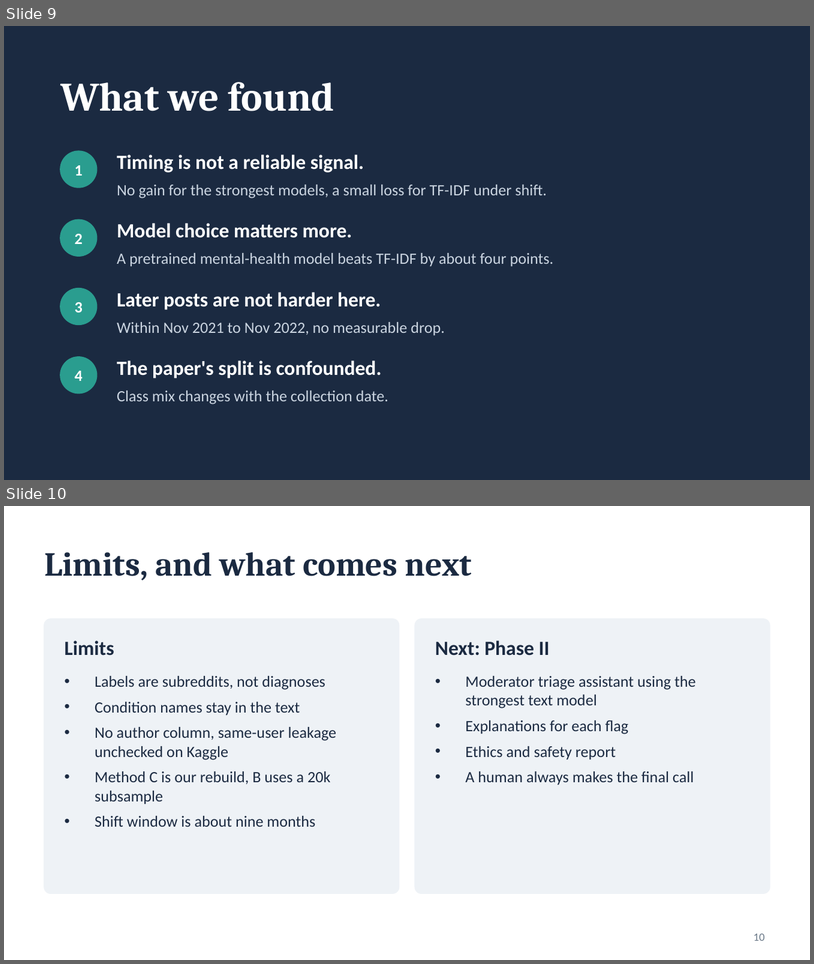
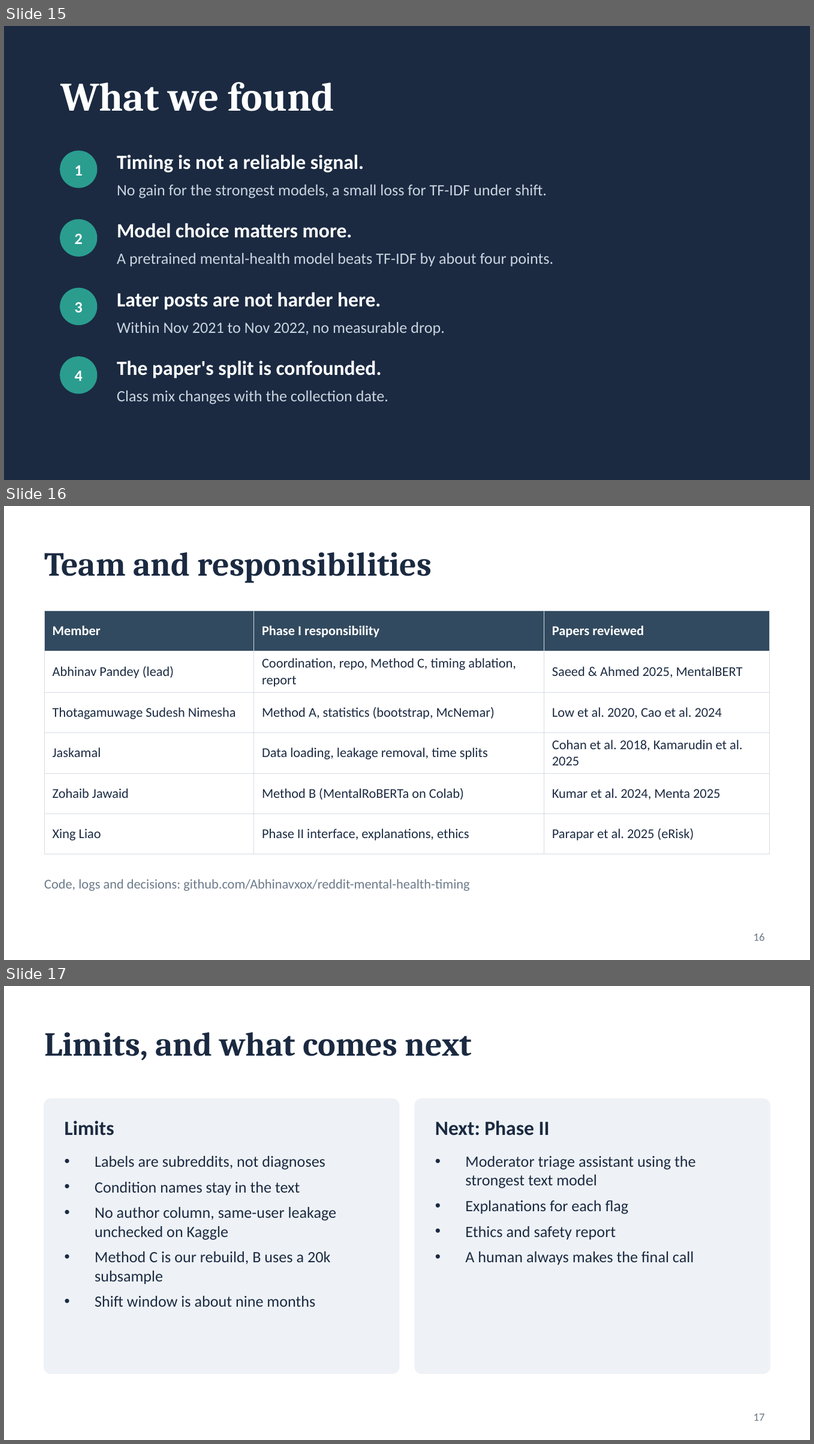
Before and after one commit to Abhinavxox/reddit-mental-health-timing, a slide deck: slides/Phase1_Timing_Matters.pptx. Shown one above the other, each under a label of ours: slides 9 and 10 before the commit, slides 15, 16 and 17 after it. The pictures are 814x964 and 814x1444 pixels, drawn with LibreOffice and Linux fonts; fonts in the diff are those of the drawing. Boxes give left, top, right and bottom in pixels: in the first picture for what was removed or moved away, otherwise in the second. Text is boxed around its words. In the diff, an @@ line names an element or a change of style, - is before the commit and + after.

Commit message:
Expand Phase I slides, add full related work to report, team guide, proposal deck and references

```diff
--- a/slides/Phase1_Timing_Matters.pptx
+++ b/slides/Phase1_Timing_Matters.pptx
@@ slide 16 added at bbox=[4, 506, 810, 960], background #FFFFFF @@
@@ title added at bbox=[44, 552, 432, 583], 30 pt, text #1B2A41, bold @@
+Team and responsibilities
@@ table added at bbox=[44, 611, 770, 843], 6 rows, 3 columns @@
+Member | Phase I responsibility | Papers reviewed
+Abhinav Pandey (lead) | Coordination, repo, Method C, timing ablation, report | Saeed & Ahmed 2025, MentalBERT
+Thotagamuwage Sudesh Nimesha | Method A, statistics (bootstrap, McNemar) | Low et al. 2020, Cao et al. 2024
+Jaskamal | Data loading, leakage removal, time splits | Cohan et al. 2018, Kamarudin et al. 2025
+Zohaib Jawaid | Method B (MentalRoBERTa on Colab) | Kumar et al. 2024, Menta 2025
+Xing Liao | Phase II interface, explanations, ethics | Parapar et al. 2025 (eRisk)
@@ text added at bbox=[44, 879, 470, 891], 12 pt, text #6C7A89 @@
+Code, logs and decisions: github.com/Abhinavxox/reddit-mental-health-timing
@@ page number added at bbox=[754, 933, 765, 940], 10 pt, text #6C7A89 @@
+16
@@ what was slide 9 is now slide 15 @@
@@ what was slide 10 is now slide 17 @@
@@ page number at bbox=[754, 1413, 765, 1420]: text changed @@
-10
+17
```
Also in this commit, not shown: 3 slides changed, 6 other slides added, 6 other files.
